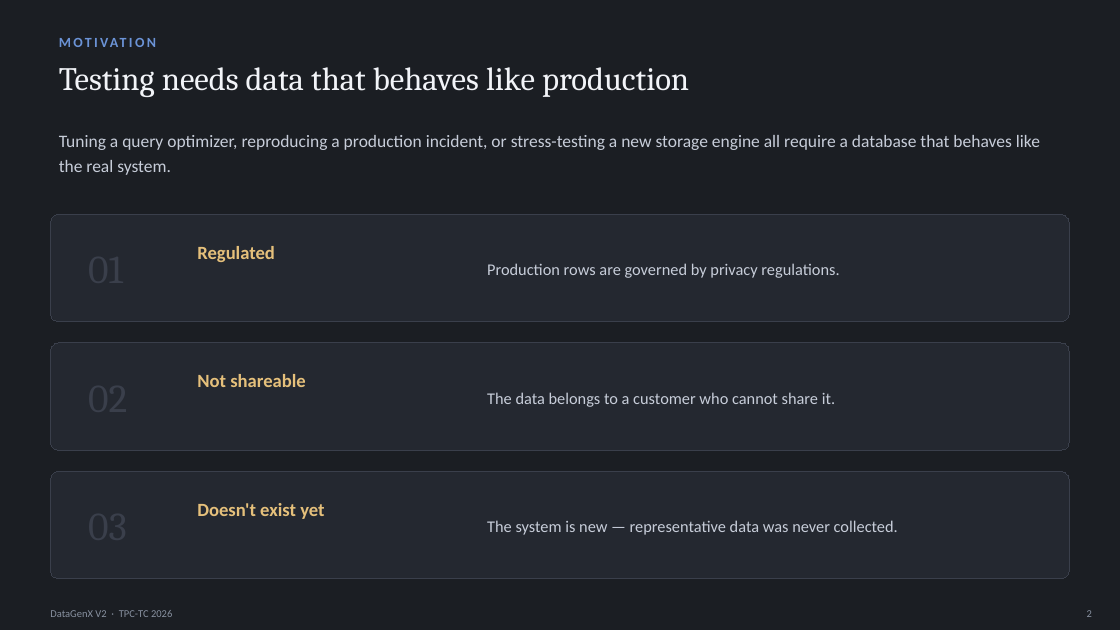
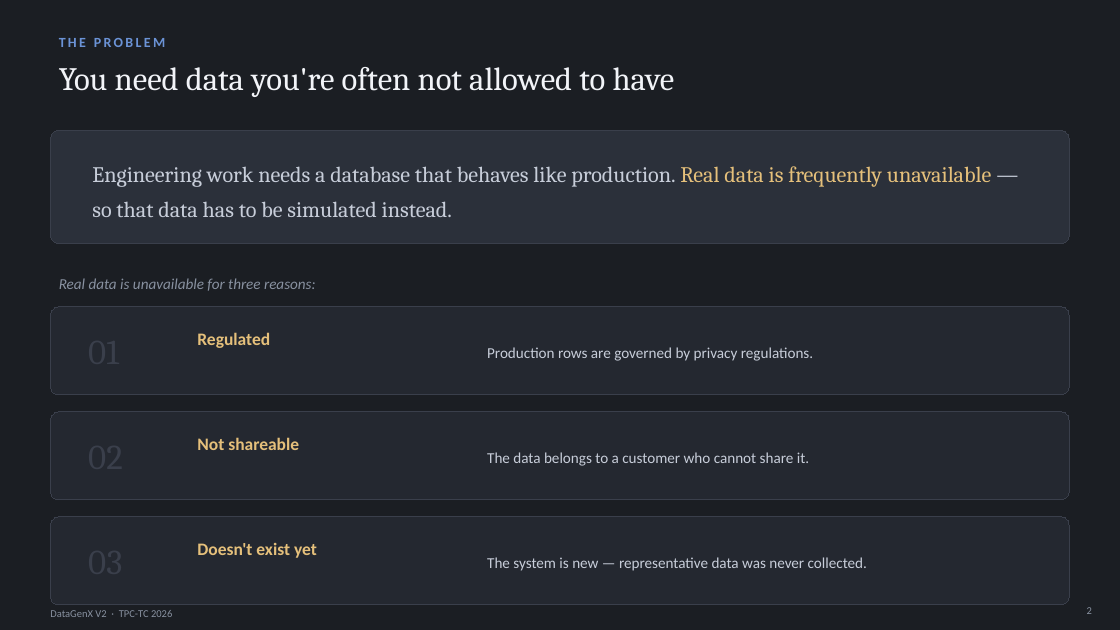
Before and after one commit to sreeharshar84/datagenx_generator, a slide deck: slide 2 of tpctc2026/DataGenX_V2_TPC-TC2026.pptx. Drawn at 1120x630 pixels with LibreOffice and Linux fonts; fonts in the diff are those of the drawing. Boxes give left, top, right and bottom in pixels: in the first picture for what was removed or moved away, otherwise in the second. Text is boxed around its words. In the diff, an @@ line names an element or a change of style, - is before the commit and + after.

```diff
--- a/tpctc2026/DataGenX_V2_TPC-TC2026.pptx
+++ b/tpctc2026/DataGenX_V2_TPC-TC2026.pptx
@@ text at [59, 38, 165, 47]: text changed @@
-MOTIVATION
+THE PROBLEM
@@ text at [59, 67, 675, 97]: text changed @@
-Testing needs data that behaves like production
+You need data you're often not allowed to have
@@ rounded rectangle added at [50, 130, 1070, 244], fill #2B303A, outline #3A3F4B 0.75 pt @@
@@ text removed at [59, 135, 1040, 175] @@
-Tuning a query optimizer, reproducing a production incident, or stress-testing a new storage engine all require a database that behaves like the real system.
@@ text added at [92, 166, 991, 217], 19 pt, text #C7CDD9 @@
+Engineering work needs a database that behaves like production. Real data is frequently unavailable — so that data has to be simulated instead.
@@ text added at [59, 278, 316, 291], 13 pt, text #8891A0, italic @@
+Real data is unavailable for three reasons:
@@ rounded rectangle: place and size @@
-rounded rectangle at [50, 343, 1070, 450]
+rounded rectangle at [50, 307, 1070, 395]
@@ size 16 to 15 pt in 3 elements at [197, 543, 317, 558], [197, 437, 299, 450], [197, 332, 270, 348] @@
@@ text "Regulated": place and size @@
-text "Regulated" at [197, 246, 275, 262]
+text "Regulated" at [197, 332, 270, 348]
@@ size 14 to 13 pt in 3 elements at [487, 557, 867, 571], [487, 452, 809, 466], [487, 347, 813, 361] @@
@@ text "Production rows are governed by ...": place and size @@
-text "Production rows are governed by ..." at [487, 263, 839, 278]
+text "Production rows are governed by ..." at [487, 347, 813, 361]
@@ proportions changed in 3 elements at [50, 517, 1070, 605], [50, 307, 1070, 395], [50, 412, 1070, 500] @@
@@ rounded rectangle: place and size @@
-rounded rectangle at [50, 214, 1070, 322]
+rounded rectangle at [50, 412, 1070, 500]
@@ text "Not shareable": place and size @@
-text "Not shareable" at [197, 374, 305, 387]
+text "Not shareable" at [197, 437, 299, 450]
@@ text "The data belongs to a ...": place and size @@
-text "The data belongs to a ..." at [487, 392, 835, 407]
+text "The data belongs to a ..." at [487, 452, 809, 466]
@@ rounded rectangle: place and size @@
-rounded rectangle at [50, 471, 1070, 579]
+rounded rectangle at [50, 517, 1070, 605]
@@ text "Doesn't exist yet": place and size @@
-text "Doesn't exist yet" at [197, 503, 324, 519]
+text "Doesn't exist yet" at [197, 543, 317, 558]
@@ text "The system is new — ...": place and size @@
-text "The system is new — ..." at [487, 520, 898, 535]
+text "The system is new — ..." at [487, 557, 867, 571]
```
Also in this commit, not shown: 10 other slides changed, 2 slides added.
